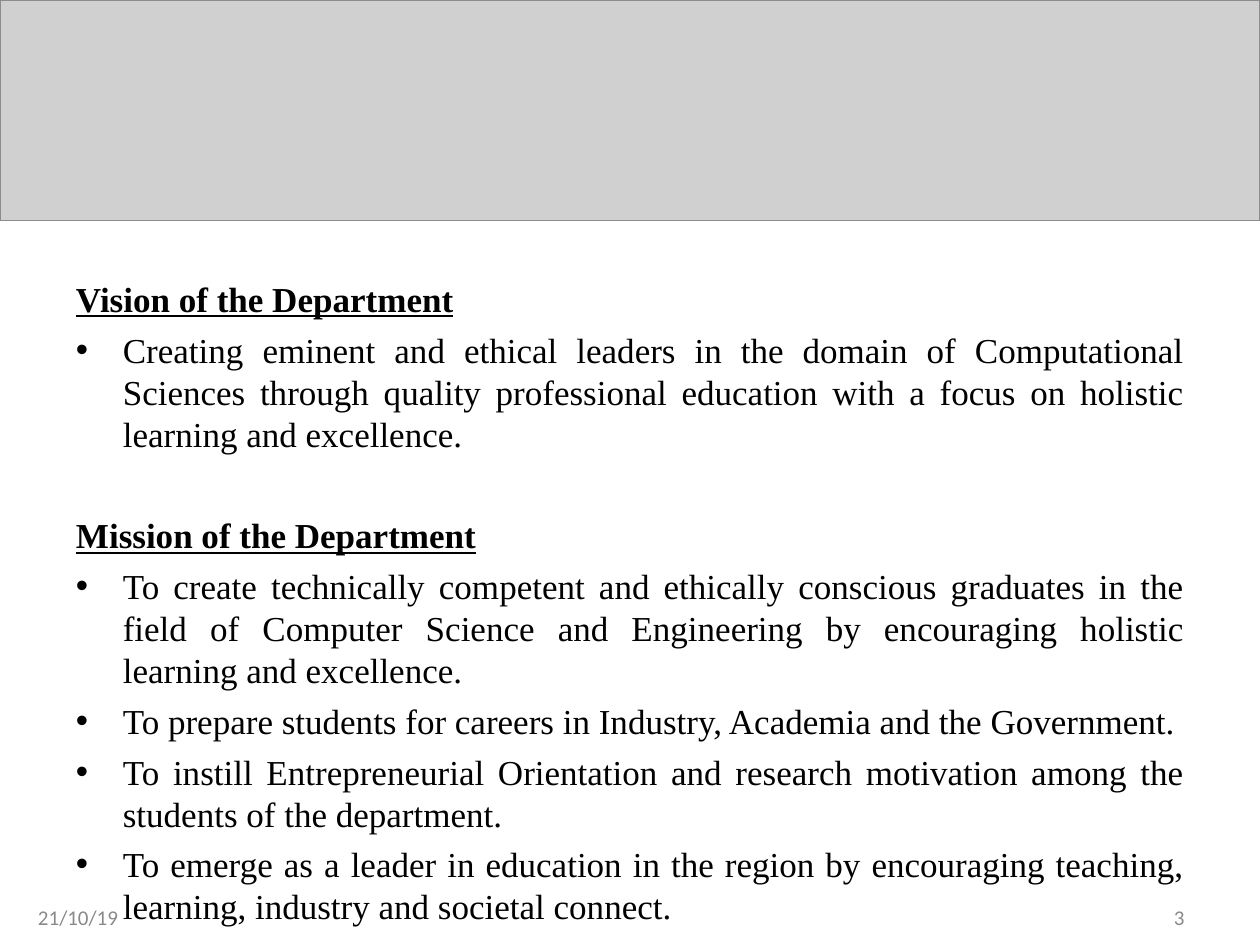
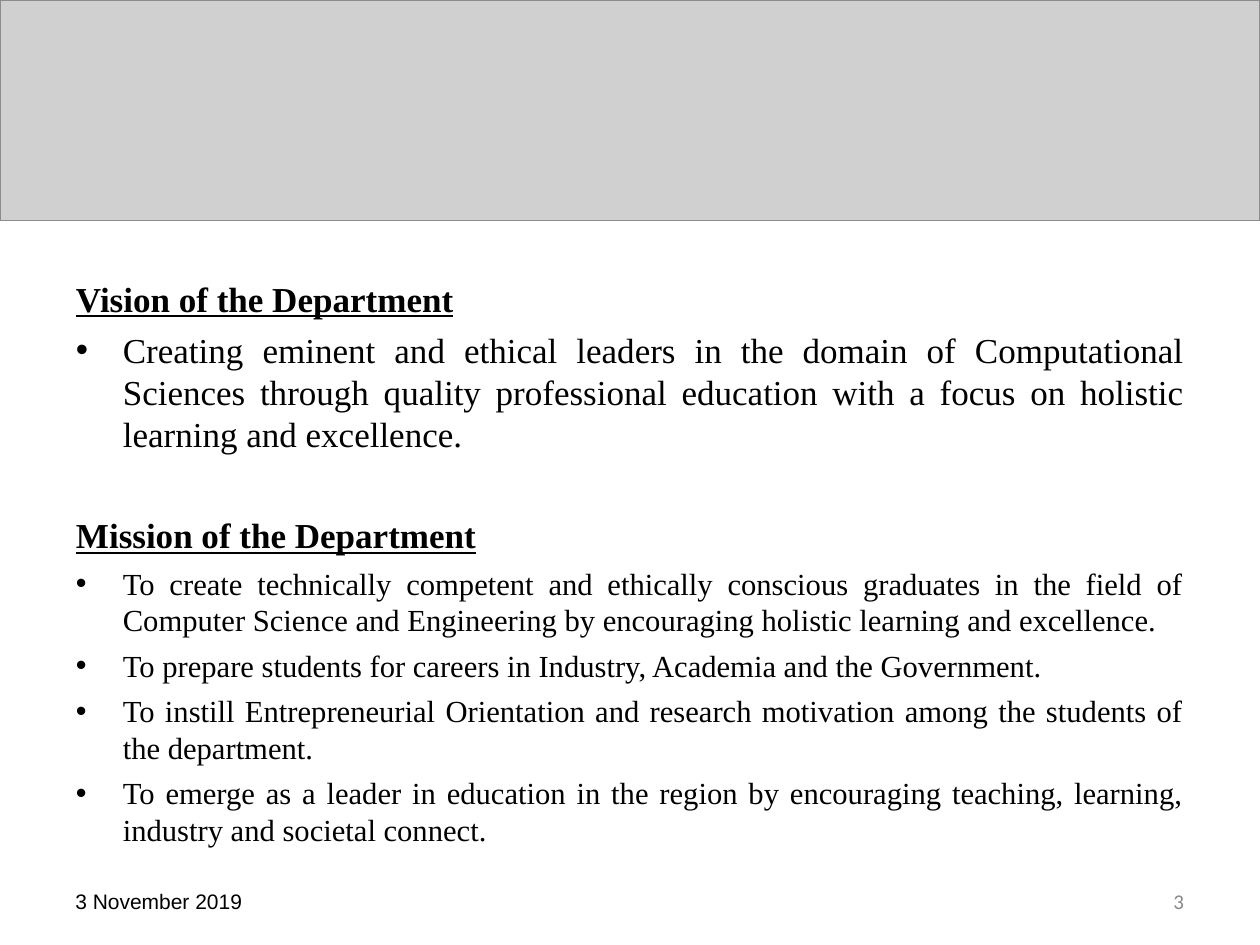
Before and after one commit to sreeragrnandan/Design-Project, a slide deck: slide 3 of DP G7 first review.pptx. Drawn at 1260x945 pixels with LibreOffice and Linux fonts; fonts in the diff are those of the drawing; grey boxes stand for pictures. Boxes give left, top, right and bottom in pixels: in the first picture for what was removed or moved away, otherwise in the second. Text is boxed around its words. In the diff, an @@ line names an element or a change of style, - is before the commit and + after.

```diff
--- a/DP G7 first review.pptx
+++ b/DP G7 first review.pptx
@@ text at (123, 573, 1183, 847): size 20 to 17.5 pt in "To create technically competent and ethically conscious ...", "To prepare students for careers in Industry, ...", "To instill Entrepreneurial Orientation and research motivati ...", "To emerge as a leader in education ..." @@
@@ text added at (75, 893, 242, 910), 12 pt, text #000000 @@
+3 November 2019
@@ page number: place and size @@
-page number at (1174, 911, 1185, 925)
+page number at (1173, 895, 1184, 909)
@@ text removed at (38, 910, 118, 926) @@
-21/10/19
```
Also in this commit, not shown: 23 other slides changed, 2 slides added, 2 slides removed, 7 other files.
